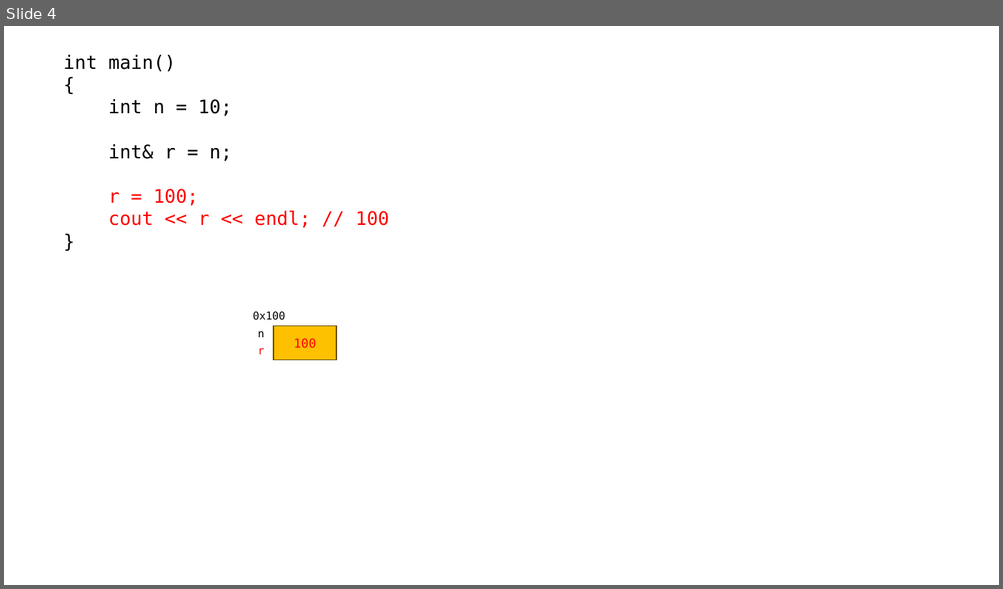
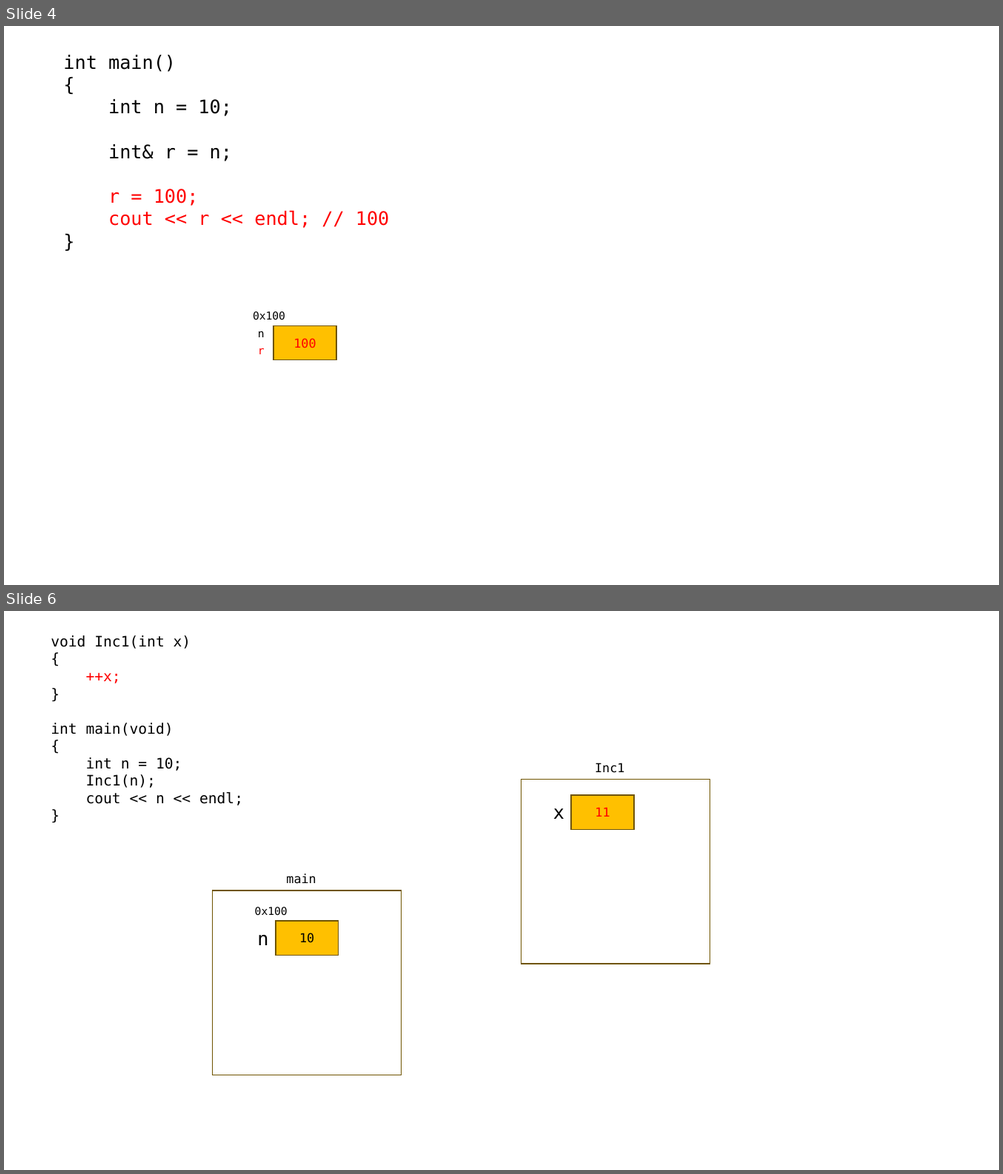
Before and after one commit to loopinf/hyundai_230612, a slide deck: 230612.pptx. Shown one above the other, each under a label of ours: slide 4 before the commit, slides 4 and 6 after it; the slides between them are not shown. The pictures are 1003x589 and 1003x1174 pixels, drawn with LibreOffice and Linux fonts; fonts in the diff are those of the drawing. Boxes give left, top, right and bottom in pixels: in the first picture for what was removed or moved away, otherwise in the second. Text is boxed around its words. In the diff, an @@ line names an element or a change of style, - is before the commit and + after.

```diff
--- a/230612.pptx
+++ b/230612.pptx
@@ slide 6 added at (4,611,999,1170), background #FFFFFF @@
@@ text added at (51,635,243,806), 14 pt, text #000000 @@
+void Inc1(int x)
+{
+++x;
+}
+int main(void)
+{
+int n = 10;
+Inc1(n);
+cout << n << endl;
+}
@@ text added at (595,763,624,773), 12 pt, text #000000 @@
+Inc1
@@ rectangle added at (521,780,710,965), fill #FFFFFF, outline #705400 1 pt @@
@@ text added at (553,809,564,819), 18 pt, text #000000 @@
+x
@@ rectangle added at (571,795,634,829), fill #FFC000, outline #705400 1 pt, 12 pt, text #FF0000 @@
+11
@@ text added at (286,874,316,884), 12 pt, text #000000 @@
+main
@@ rectangle added at (213,891,401,1076), fill #FFFFFF, outline #705400 1 pt @@
@@ text added at (255,907,287,916), 10.5 pt, text #000000 @@
+0x100
@@ rectangle added at (276,921,338,956), fill #FFC000, outline #705400 1 pt, 12 pt, text #000000 @@
+10
@@ text added at (257,935,268,945), 18 pt, text #000000 @@
+n
```
Also in this commit, not shown: 5 other slides added, 1 other file.
